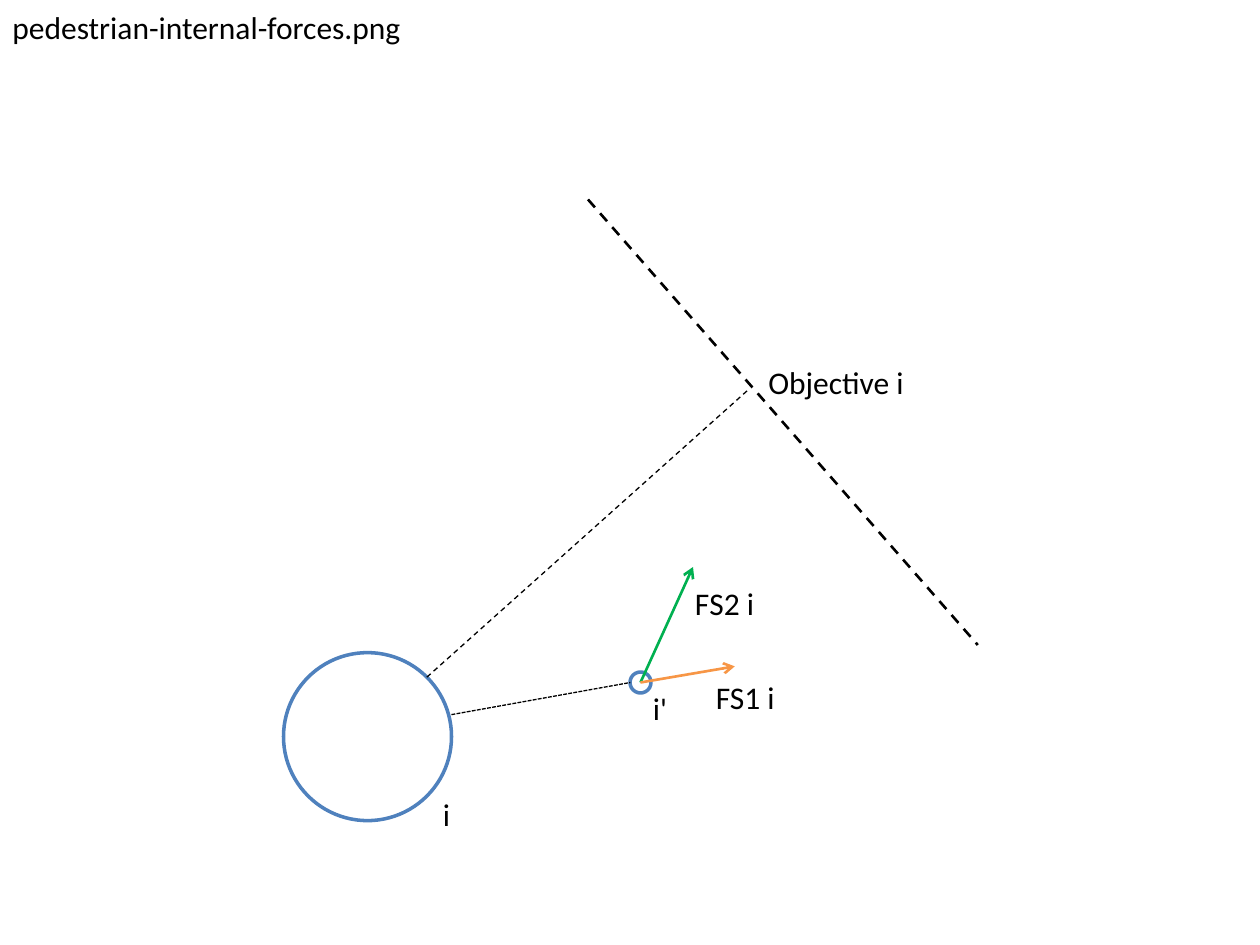
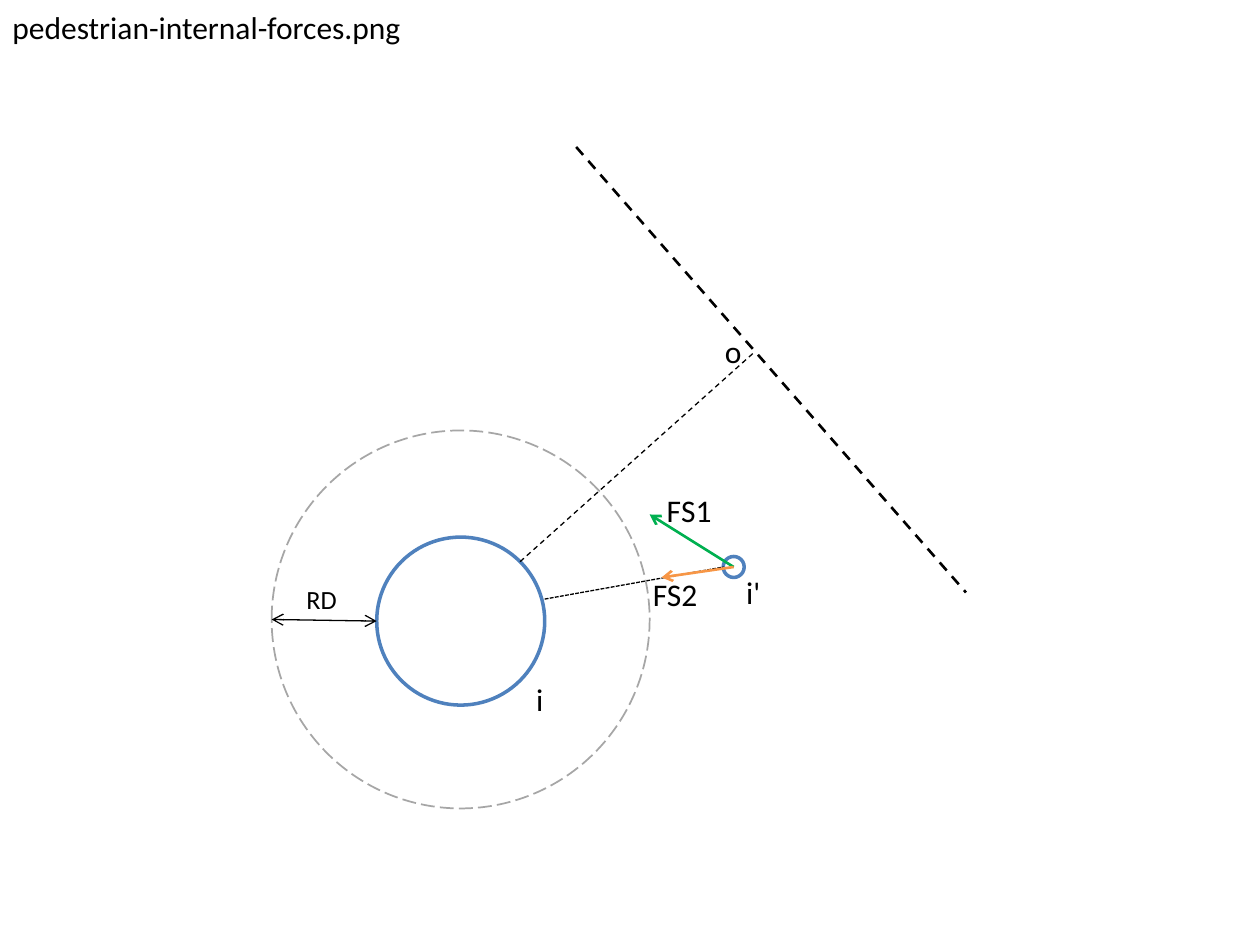
Before and after one commit to amarseillan-zz/pedestriansimulation, a slide deck: slide 7 of doc/informe/pictures.pptx (slide 6 before the commit). Drawn at 1260x945 pixels with LibreOffice and Linux fonts; fonts in the diff are those of the drawing. Boxes give left, top, right and bottom in pixels: in the first picture for what was removed or moved away, otherwise in the second. Text is boxed around its words. In the diff, an @@ line names an element or a change of style, - is before the commit and + after.

```diff
--- a/doc/informe/pictures.pptx
+++ b/doc/informe/pictures.pptx
@@ line moved from (588, 199) - (978, 645) to (576, 147) - (966, 592) @@
@@ line moved from (427, 677) - (750, 388) to (520, 562) - (755, 352) @@
@@ text at (725,347,742,370): text changed @@
-Objective i
+o
@@ ellipse added at (272,431,650,809), outline #A6A6A6 1 pt dashed @@
@@ text at (667,501,712,529): text changed @@
-FS1 i
+FS1
@@ arrow moved from (640, 683) - (693, 567) to (733, 567) - (650, 514) @@
@@ 2 texts, 2 ellipses, 1 line: place and size @@
-2 texts, 2 ellipses, 1 line at (284,653,667,826)
+2 texts, 2 ellipses, 1 line at (377,537,760,711)
@@ arrow moved from (640, 683) - (735, 667) to (733, 567) - (662, 577) @@
@@ text added at (306,592,336,609), 15 pt, text #000000 @@
+RD
@@ text at (653,579,697,607): text changed @@
-FS2 i
+FS2
@@ double arrow added from (377, 621) to (272, 620), #000000 0.75 pt @@
```
Also in this commit, not shown: 1 other file.
